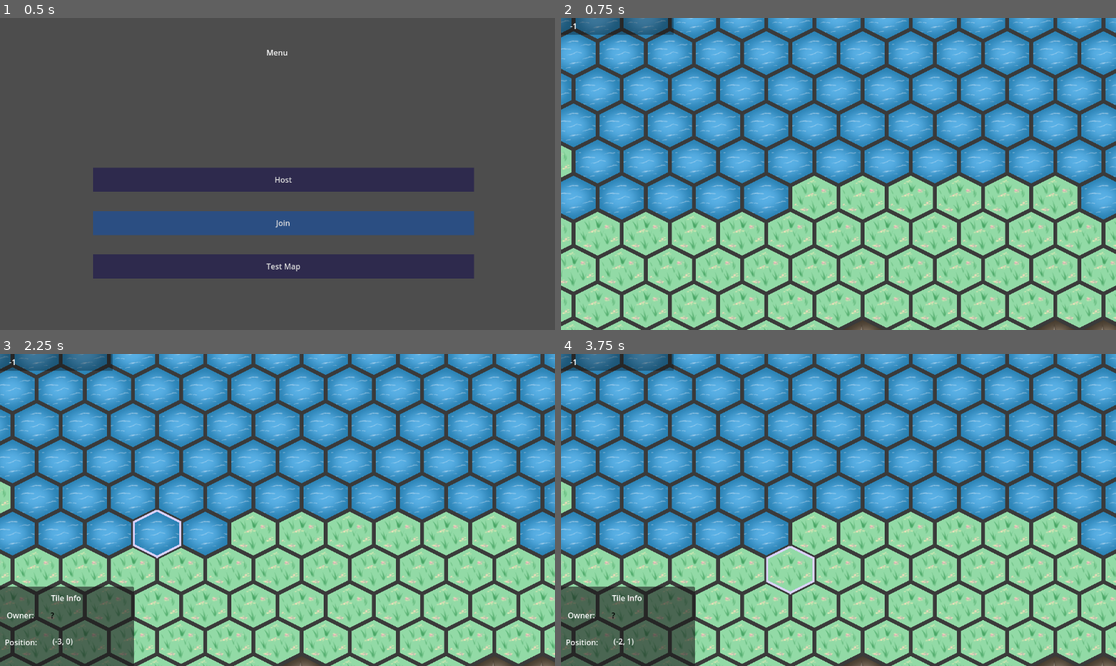
Above: before the commit, frames 1-4 (two rows, left to right).
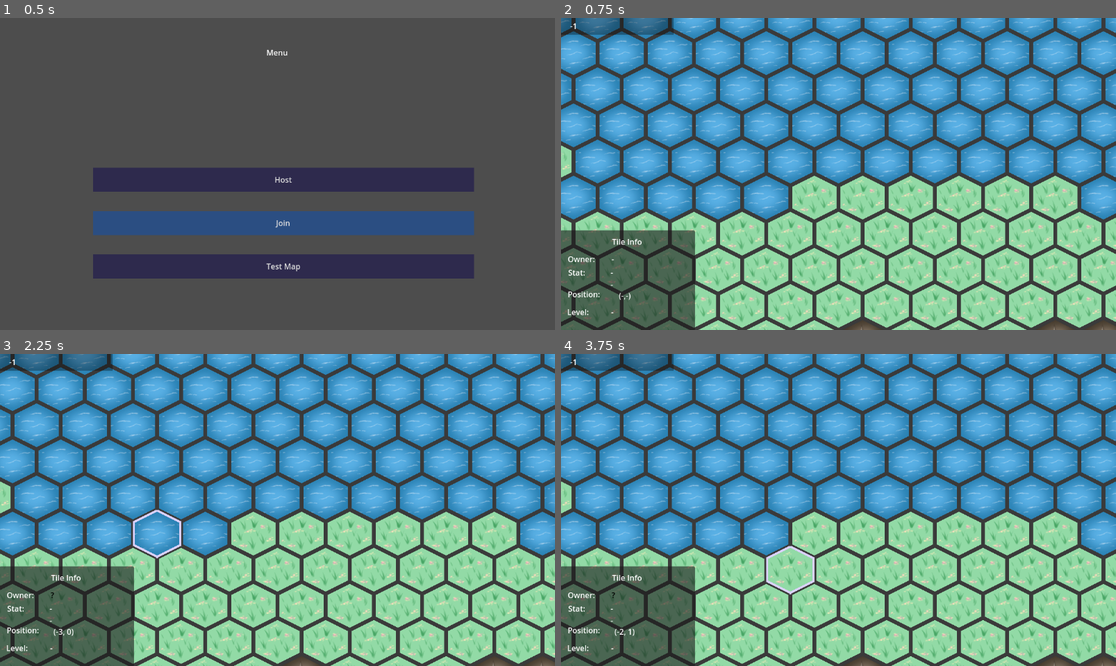
Above: after the commit, the same moments.

Repository: DragonCat4012/Shyv_Game
Game: Godot game, scene res://Scenes/menu.tscn
Same seed, same stepped clock (60 frames per second), same inputs: the game is played once before the commit and once after it.
Inputs (mouse positions are in pixels of both pictures, inside the frame that each line leads up to):
- Up to frame 1 (0.5 s): no input
- Up to frame 2 (0.75 s): click "Test Map" at 0.5 s
- Up to frame 3 (2.25 s): tap Enter at 1.25 s; move the mouse to (399, 494) at 1.27 s; right-click (399, 494) at 1.35 s; tap Space at 2 s; move the mouse to (166, 525) at 2.02 s; click (166, 525) at 2.1 s
- Up to frame 4 (3.75 s): tap Enter at 2.75 s; move the mouse to (894, 441) at 2.77 s; right-click (894, 441) at 2.85 s; tap Space at 3.5 s; move the mouse to (810, 572) at 3.52 s; click (810, 572) at 3.6 s

Frame 1 is identical in both runs. In frame 2, 6.6% of the frame differs, in the area x 0-25%, y 67-100%; in frame 3, 1.8%; in frame 4, 1.8%.

Commit message:
display building stats on tiles

Diff:
--- a/GamManager.gd
+++ b/GamManager.gd
@@ -153,3 +153,9 @@
 		if nat.assignedID == id:
 			return nat
 	return null
+
+func get_buildTile_from_pos(tilePosition: Vector2) -> BuildingTiles:
+	for tile in building_tiles:
+		if tile.coords == tilePosition:
+			return tile
+	return null
--- a/Global/JSONUTIL.gd
+++ b/Global/JSONUTIL.gd
@@ -3,7 +3,7 @@
 const BuildingTiles = preload("res://Models/BuildingTiles.gd")
 
 func BuildingTile_to_JSON(tile: BuildingTiles) -> String: # TODO: stringify Building
-	var dict = {"ownedByNationID": tile.ownedByNationID, "coords": { "x": tile.coords.x, "y": tile.coords.y}, "building": ""}
+	var dict = {"ownedByNationID": tile.ownedByNationID, "coords": { "x": tile.coords.x, "y": tile.coords.y}, "building": BUILDINGMODEL_to_JSON(tile.building)}
 	return JSON.stringify(dict)
 
 func BuildingTiles_from_JSON(str: String) -> BuildingTiles:
@@ -14,6 +14,7 @@
 		return null
 	tile.ownedByNationID = dict["ownedByNationID"]
 	tile.coords = Vector2(dict["coords"]["x"], dict["coords"]["y"])
+	tile.building = BUILDINGMODEL_from_JSON(dict["building"])
 	return tile
 
 
@@ -67,3 +68,26 @@
 func nations_to_JSON(nations: Array[NationModel]) -> String:
 	var mappedArray = nations.map(func(nat): return NationModel_to_JSON(nat))
 	return ARRAY_DIVIDER_IN_JSON_DONT_ASK.join(mappedArray)
+
+
+
+
+
+func BUILDINGMODEL_from_JSON(str) -> BuildingModel:
+	if str == "":
+		return null
+	var building = BuildingModel.new()
+	var dict = JSON.parse_string(str)
+	if not dict:
+		print(">>> Failed to parse Building <<<")
+		return null
+	building.currentLevel = dict["currentLevel"]
+	building.randomBaseStat = dict["randomBaseStat"]
+	building.randomBaseStatModifier = dict["randomBaseStatModifier"]
+	return building
+
+func BUILDINGMODEL_to_JSON(building: BuildingModel) -> String:
+	if not building:
+		return ""
+	var dict = {"currentLevel": building.currentLevel, "randomBaseStat": building.randomBaseStat, "randomBaseStatModifier": building.randomBaseStatModifier}
+	return JSON.stringify(dict)
--- a/Graphics/map.tres
+++ b/Graphics/map.tres
@@ -25,36 +25,26 @@
 2:3/0 = 0
 3:3/0 = 0
 4:3/0 = 0
-5:0/0 = 0
 6:0/0 = 0
 7:0/0 = 0
 8:0/0 = 0
 9:0/0 = 0
-5:1/0 = 0
 6:1/0 = 0
 7:1/0 = 0
 8:1/0 = 0
 9:1/0 = 0
-5:2/0 = 0
 6:2/0 = 0
 7:2/0 = 0
 8:2/0 = 0
 9:2/0 = 0
-5:3/0 = 0
 6:3/0 = 0
 7:3/0 = 0
 8:3/0 = 0
 9:3/0 = 0
 0:5/0 = 0
-1:5/0 = 0
 2:5/0 = 0
 3:5/0 = 0
-4:5/0 = 0
 0:6/0 = 0
-1:6/0 = 0
-2:6/0 = 0
-3:6/0 = 0
-4:6/0 = 0
 0:7/0 = 0
 1:7/0 = 0
 2:7/0 = 0
@@ -65,6 +55,11 @@
 2:8/0 = 0
 3:8/0 = 0
 4:8/0 = 0
+2:4/0 = 0
+3:4/0 = 0
+4:4/0 = 0
+5:2/0 = 0
+5:3/0 = 0
 
 [resource]
 tile_shape = 3
--- a/Scenes/Game/HostGameView.gd
+++ b/Scenes/Game/HostGameView.gd
@@ -11,4 +11,5 @@
 		var tile = RessourceManager.BUILDING_TILES.new()
 		tile.coords = generatedstartPositions[nationID]
 		tile.ownedByNationID = nationID
+		tile.building = BuildingModel.new()
 		MapManager.send_tile_update(tile)
--- a/Scenes/Game/MapScene.gd
+++ b/Scenes/Game/MapScene.gd
@@ -4,6 +4,9 @@
 @onready var peer_id = $Camera2D/Control/PeerID
 @onready var tile_info_panel = $Camera2D/Control/TileInfoPanel
 @onready var tile_owner = $Camera2D/Control/TileInfoPanel/TileOwner
+@onready var tile_level = $Camera2D/Control/TileInfoPanel/TileLevel
+@onready var tile_stat = $Camera2D/Control/TileInfoPanel/TileStat
+@onready var tile_stat_modifier = $Camera2D/Control/TileInfoPanel/TileStatModifier
 
 @onready var camera_2d = $Camera2D
 @onready var tile_map : TileMap = $TileMap
@@ -16,6 +19,7 @@
 
 var select_atlas = Vector2i(1,0)
 var building_atlas = Vector2i(2,0)
+var level_atlas = Vector2i(3,0)
 
 @export var noise_height_texture: NoiseTexture2D
 var noise: FastNoiseLite
@@ -26,6 +30,12 @@
 # caching
 var oldSeelctedTile = null#Vector2i(-999,-999)
 var oldTileBuildings = []
+
+# Layers
+const layerTerrain = 0
+const layerLevel = 1
+const layerIcon = 2
+const layerSelect = 3
 
 func _ready():
 	noise = noise_height_texture.noise
@@ -46,7 +56,7 @@
 
 func _select_tile(global: Vector2):
 	var tilePos = tile_map.local_to_map(to_local(global))
-	tile_map.clear_layer(2) # clear previous seelction
+	tile_map.clear_layer(layerSelect) # clear previous seelction
 
 	if tilePos == oldSeelctedTile:
 		oldSeelctedTile = null
@@ -54,10 +64,10 @@
 		return
 
 	oldSeelctedTile = tilePos
-	var buildingAtlasCoordinates = tile_map.get_cell_atlas_coords(1, tilePos)
+	var buildingAtlasCoordinates = tile_map.get_cell_atlas_coords(layerTerrain, tilePos)
 	_toggle_tile_info_viibillity(true, buildingAtlasCoordinates)
 
-	tile_map.set_cell(2, tilePos, source_id, select_atlas)
+	tile_map.set_cell(layerSelect, tilePos, source_id, select_atlas)
 	coordinate_tracker.text = str(tilePos)
 	_style_selected_tile_info(tilePos)
 
@@ -66,26 +76,34 @@
 		for y in range(-height/2, height/2):
 			var noiseValue := noise.get_noise_2d(2*x, 2*y)
 			if noiseValue >= 0.0: # land
-				tile_map.set_cell(0, Vector2(x,y), source_id, land_atlas)
+				tile_map.set_cell(layerTerrain, Vector2(x,y), source_id, land_atlas)
 				GamManager.land_tiles.append(Vector2(x,y))
 			if noiseValue >= 0.2: # high land
-				tile_map.set_cell(0, Vector2(x,y), source_id, high_land_atlas)
+				tile_map.set_cell(layerTerrain, Vector2(x,y), source_id, high_land_atlas)
 				GamManager.land_tiles.append(Vector2(x,y))
 			elif noiseValue < 0.0: # water
-				tile_map.set_cell(0, Vector2(x,y), source_id, water_atlas)
+				tile_map.set_cell(layerTerrain, Vector2(x,y), source_id, water_atlas)
 
 func _update_tile_buildings():
-	tile_map.clear_layer(1)
+	tile_map.clear_layer(layerIcon)
 
 	for tile in GamManager.building_tiles:
 		var nation = GamManager.get_nation_to_tile(tile.coords)
+		var atlasPositionBefore = tile_map.get_cell_atlas_coords(layerTerrain, tile.coords)
+		var newAtlas = Vector2i(building_atlas.x, nation.building_tile_row)
+		var levelAtlas = Vector2i(level_atlas.x, tile.building.currentLevel)
 
-		var atlasPositionBefore = tile_map.get_cell_atlas_coords(0, tile.coords)
-		var newAtlas = Vector2i(building_atlas.x, nation.building_tile_row)
+		tile_map.set_cell(layerIcon, tile.coords, source_id, newAtlas)
+		tile_map.set_cell(layerLevel, tile.coords, source_id, levelAtlas)
 
-		tile_map.set_cell(1, tile.coords, source_id, newAtlas)
-		var x = tile_map.get_cell_tile_data(1, tile.coords)
-		x.modulate = nation.color
+		# Add nation colors to tiles
+		var modulatedIcon = tile_map.get_cell_tile_data(layerIcon, tile.coords)
+		if modulatedIcon:
+			modulatedIcon.modulate = nation.color
+
+		var modulatedLevel = tile_map.get_cell_tile_data(layerLevel, tile.coords)
+		if modulatedLevel:
+			modulatedLevel.modulate = nation.color
 
 func _toggle_tile_info_viibillity(on, atlasOwner=Vector2i(-1,-1)):
 	var ownerStr = "-"
@@ -97,9 +115,15 @@
 
 func _style_selected_tile_info(pos: Vector2):
 	var nation = GamManager.get_nation_to_tile(pos)
+	var building = GamManager.get_buildTile_from_pos(pos)
+
 	if not nation:
 		tile_owner.text = "?"
 		tile_owner.add_theme_color_override("font_color", Color.BLACK)
 		return
 	tile_owner.add_theme_color_override("font_color", nation.color)
+
 	tile_owner.text = nation.name + "[" + str(nation.assignedID) + "]"
+	tile_level.text = str(building.building.currentLevel)
+	tile_stat.text = str(snapped(building.building.randomBaseStat,0.01))
+	tile_stat_modifier.text = str(snapped(building.building.randomBaseStatModifier,0.01))
--- a/Scenes/Game/map.tscn
+++ b/Scenes/Game/map.tscn
@@ -26,10 +26,12 @@
 tile_set = ExtResource("3_tbyt8")
 format = 2
 layer_0/name = "selection"
-layer_1/name = "buildings"
+layer_1/name = "icons"
 layer_1/tile_data = PackedInt32Array()
-layer_2/name = "terrain"
+layer_2/name = "level"
 layer_2/tile_data = PackedInt32Array()
+layer_3/name = "terrain"
+layer_3/tile_data = PackedInt32Array()
 
 [node name="Camera2D" type="Camera2D" parent="."]
 script = ExtResource("3_nnm0c")
@@ -60,10 +62,9 @@
 text = "-1"
 
 [node name="TileInfoPanel" type="Panel" parent="Camera2D/Control"]
-visible = false
 layout_mode = 0
 offset_left = -2.0
-offset_top = 484.0
+offset_top = 442.0
 offset_right = 277.0
 offset_bottom = 650.0
 
@@ -83,14 +84,6 @@
 offset_bottom = 71.0
 text = "Owner:"
 
-[node name="_Coordinates" type="Label" parent="Camera2D/Control/TileInfoPanel"]
-layout_mode = 0
-offset_left = 11.0
-offset_top = 104.0
-offset_right = 78.0
-offset_bottom = 127.0
-text = "Position:"
-
 [node name="TileOwner" type="Label" parent="Camera2D/Control/TileInfoPanel"]
 layout_mode = 0
 offset_left = 106.0
@@ -99,12 +92,60 @@
 offset_bottom = 71.0
 text = "-"
 
+[node name="_TileLevel" type="Label" parent="Camera2D/Control/TileInfoPanel"]
+layout_mode = 0
+offset_left = 14.0
+offset_top = 158.0
+offset_right = 71.0
+offset_bottom = 181.0
+text = "Level:"
+
+[node name="TileLevel" type="Label" parent="Camera2D/Control/TileInfoPanel"]
+layout_mode = 0
+offset_left = 105.0
+offset_top = 158.0
+offset_right = 162.0
+offset_bottom = 181.0
+text = "-"
+
+[node name="_TileStat" type="Label" parent="Camera2D/Control/TileInfoPanel"]
+layout_mode = 0
+offset_left = 16.0
+offset_top = 76.0
+offset_right = 73.0
+offset_bottom = 99.0
+text = "Stat:"
+
+[node name="TileStat" type="Label" parent="Camera2D/Control/TileInfoPanel"]
+layout_mode = 0
+offset_left = 104.0
+offset_top = 76.0
+offset_right = 161.0
+offset_bottom = 99.0
+text = "-"
+
+[node name="TileStatModifier" type="Label" parent="Camera2D/Control/TileInfoPanel"]
+layout_mode = 0
+offset_left = 104.0
+offset_top = 101.0
+offset_right = 161.0
+offset_bottom = 124.0
+text = "-"
+
+[node name="_Coordinates" type="Label" parent="Camera2D/Control/TileInfoPanel"]
+layout_mode = 0
+offset_left = 15.0
+offset_top = 121.0
+offset_right = 82.0
+offset_bottom = 144.0
+text = "Position:"
+
 [node name="CoordinateTracker" type="Label" parent="Camera2D/Control/TileInfoPanel"]
 layout_mode = 0
-offset_left = 98.0
-offset_top = 102.0
-offset_right = 165.0
-offset_bottom = 125.0
+offset_left = 100.0
+offset_top = 124.0
+offset_right = 167.0
+offset_bottom = 147.0
 text = "(-,-)"
 horizontal_alignment = 1
 vertical_alignment = 1
Binary file changed: Graphics/Map/TileMap.png
